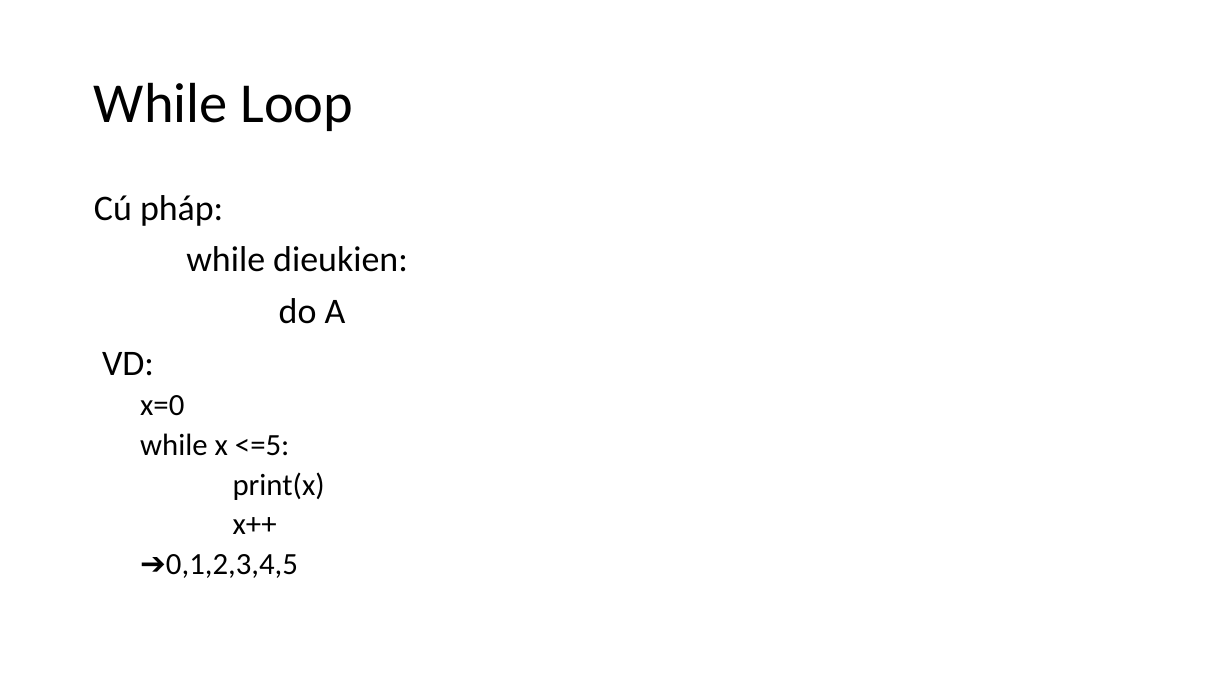
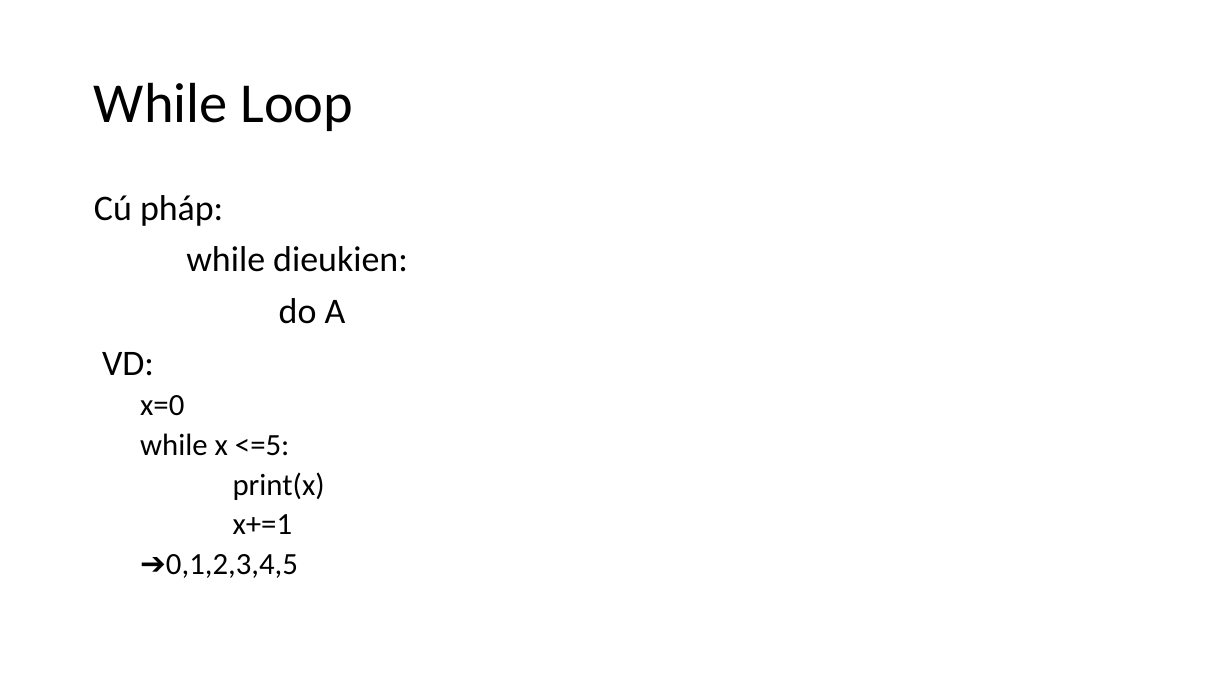
Before and after one commit to levinhhoang16/PyOpenCVCourse, a slide deck: slide 45 of Lecture/[01]PythonCoban.pptx. Drawn at 1232x693 pixels with LibreOffice and Linux fonts; fonts in the diff are those of the drawing. Boxes give left, top, right and bottom in pixels: in the first picture for what was removed or moved away, otherwise in the second. Text is boxed around its words. In the diff, an @@ line names an element or a change of style, - is before the commit and + after.

```diff
--- a/Lecture/[01]PythonCoban.pptx
+++ b/Lecture/[01]PythonCoban.pptx
@@ text at bbox=[233, 514, 293, 534]: text changed @@
-  x++
+  x+=1
```
Also in this commit, not shown: 5 other slides changed, 7 other files.
